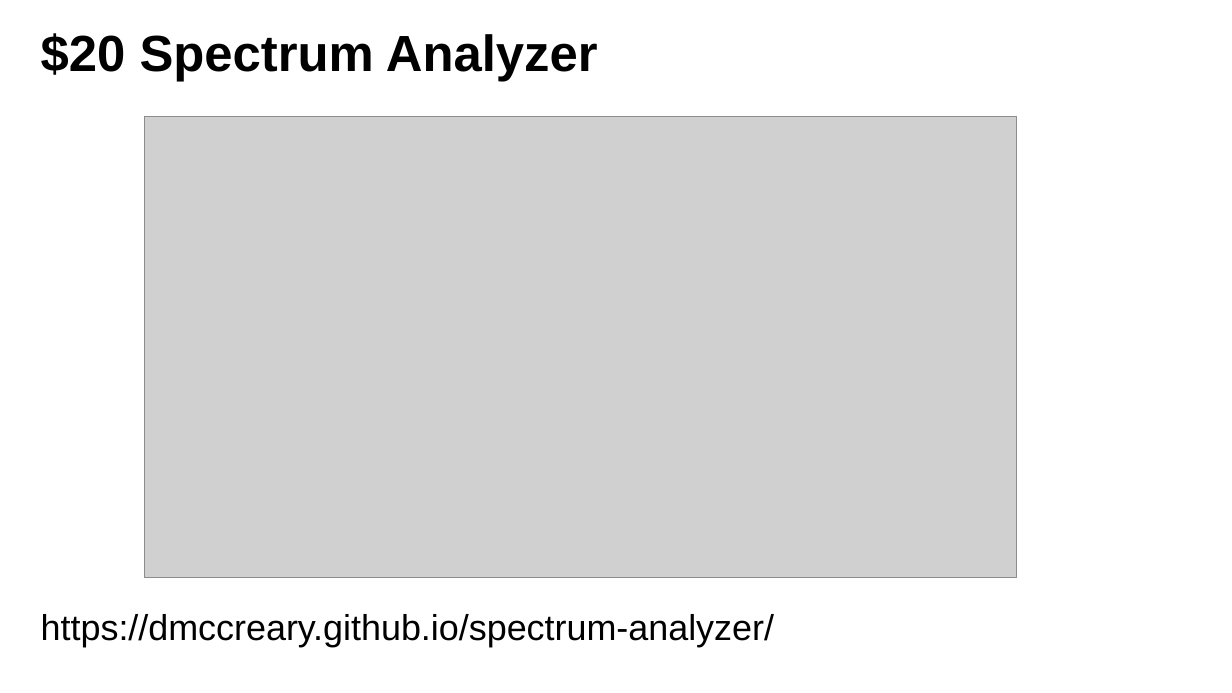
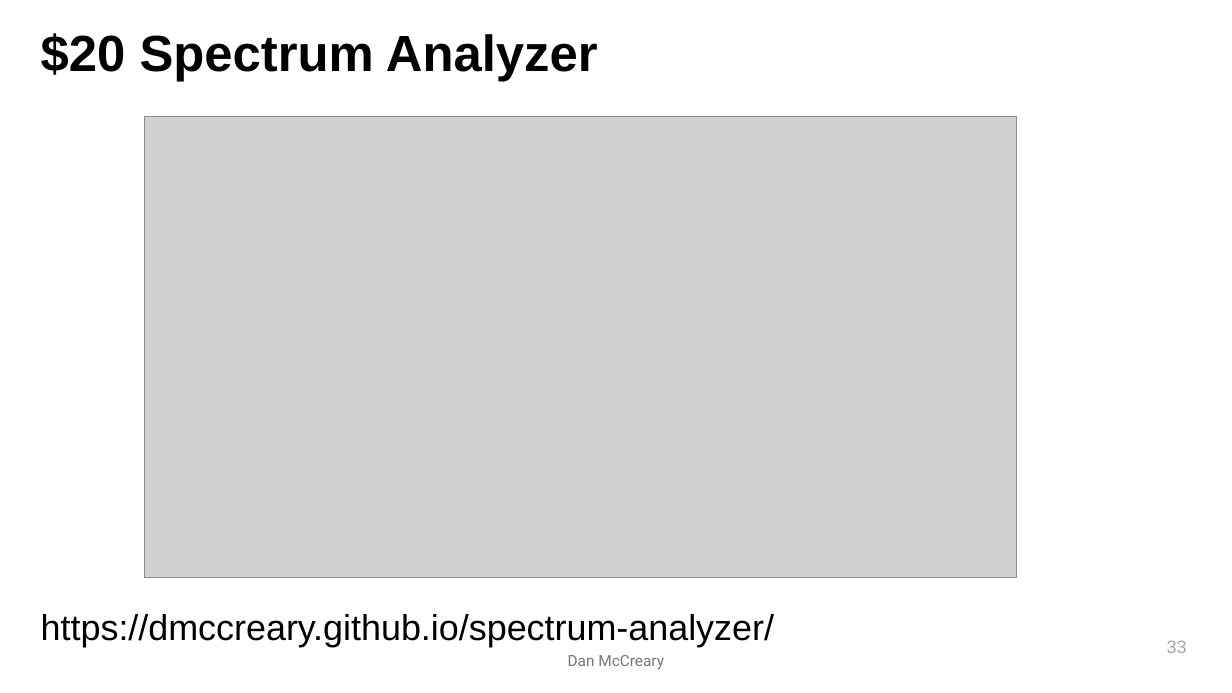
Before and after one commit to dmccreary/intelligent-textbooks, a slide deck: slide 33 of slides/U-of-MN-Senior-Projects-Lecture.pptx (slide 29 before the commit). Drawn at 1232x693 pixels with LibreOffice and Linux fonts; fonts in the diff are those of the drawing; grey boxes stand for pictures. Boxes give left, top, right and bottom in pixels: in the first picture for what was removed or moved away, otherwise in the second. Text is boxed around its words. In the diff, an @@ line names an element or a change of style, - is before the commit and + after.

```diff
--- a/slides/U-of-MN-Senior-Projects-Lecture.pptx
+++ b/slides/U-of-MN-Senior-Projects-Lecture.pptx
@@ text added at [568, 655, 664, 669], 12 pt, text #797979 @@
+Dan McCreary
@@ page number added at [1167, 640, 1187, 653], 14 pt, text #A6A6A6 @@
+33
```
Also in this commit, not shown: 32 other slides changed, 4 slides added.
